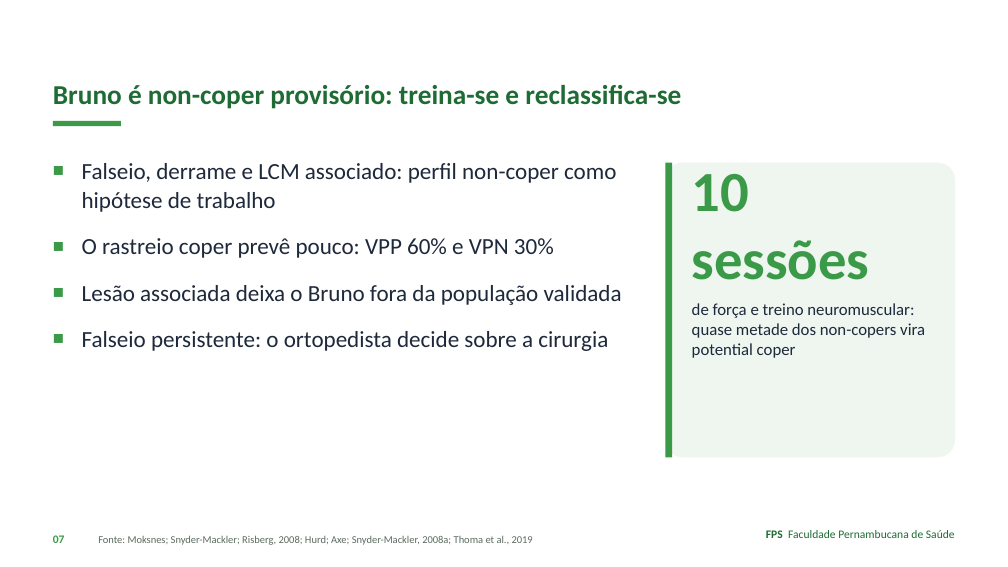
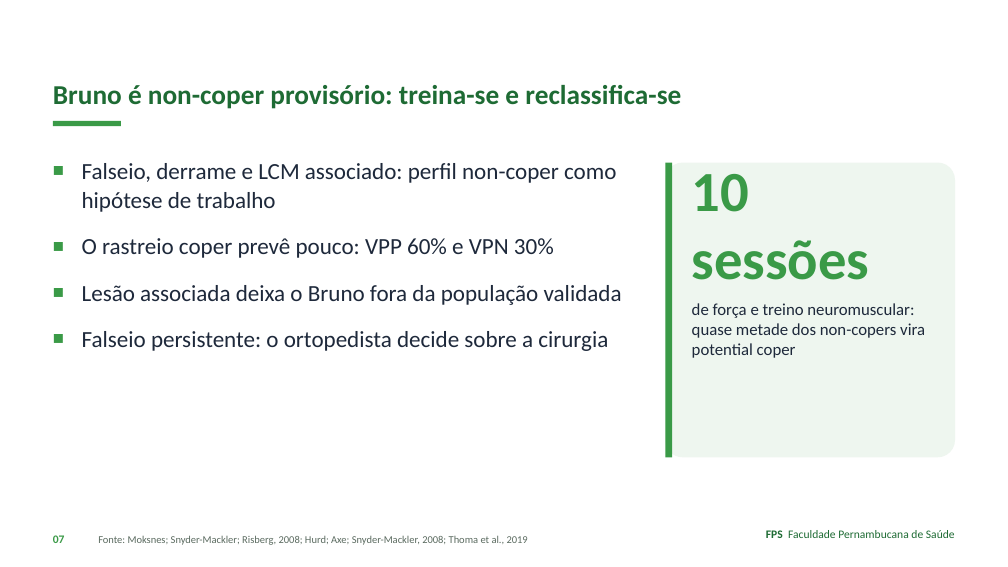
Before and after one commit to Institutomoraisandrade/CRM, a slide deck: slide 7 of trabalho-fps/trabalhos/2026-11-09-caso04-lca-lcm/apresentacao.pptx. Drawn at 1008x567 pixels with LibreOffice and Linux fonts; fonts in the diff are those of the drawing. Boxes give left, top, right and bottom in pixels: in the first picture for what was removed or moved away, otherwise in the second. Text is boxed around its words. In the diff, an @@ line names an element or a change of style, - is before the commit and + after.

```diff
--- a/trabalho-fps/trabalhos/2026-11-09-caso04-lca-lcm/apresentacao.pptx
+++ b/trabalho-fps/trabalhos/2026-11-09-caso04-lca-lcm/apresentacao.pptx
@@ text at (x1=98, y1=535, x2=528, y2=545): text changed @@
-Fonte: Moksnes; Snyder-Mackler; Risberg, 2008; Hurd; Axe; Snyder-Mackler, 2008a; Thoma et al., 2019
+Fonte: Moksnes; Snyder-Mackler; Risberg, 2008; Hurd; Axe; Snyder-Mackler, 2008; Thoma et al., 2019
```
Also in this commit, not shown: 1 other slide changed, 2 other files.
